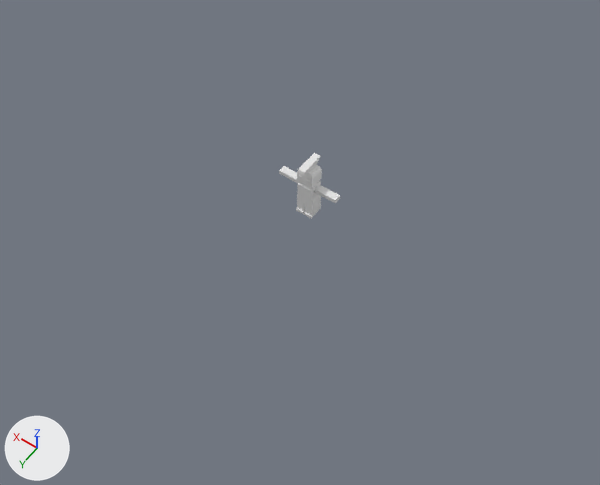
Before and after pictures for a commit that changed the Blender file models/player/player.blend.
Camera for both pictures: a 50 mm lens placed at (-35.1, 50.9, 67.2), pointed at (-1.8, 4.3, -6.0). Lighting does not change. The marker at lower left points along +X, +Y and +Z. Mesh edges are drawn as thin lines on the coarser meshes.
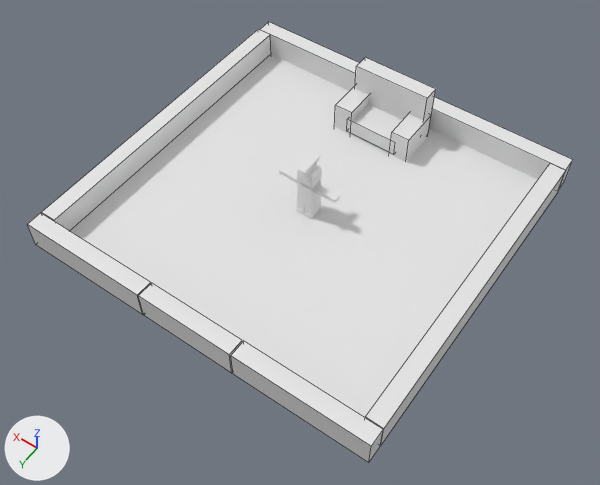
Changed parts and their boxes (x1, y1, x2, y2) in the pictures (600 x 485 px):
```json
{"object": "Floor", "change": "added", "after": [71, 54, 537, 418]}
{"object": "Right Wall", "change": "added", "after": [42, 29, 271, 231]}
{"object": "Left Wall", "change": "added", "after": [365, 163, 566, 446]}
{"object": "Back Wall", "change": "added", "after": [260, 22, 573, 189]}
{"object": "Throne", "change": "added", "after": [334, 57, 436, 162]}
{"object": "Front Left Wall", "change": "added", "after": [231, 341, 383, 463]}
{"object": "Front Right Wall", "change": "added", "after": [27, 213, 151, 315]}
{"object": "Door", "change": "added", "after": [138, 283, 242, 373]}
```

Edits to the scene script, one JSON object a line:
```json
{"op": "add", "block": "me_cube_012", "code": ["me_cube_012 = bpy.data.meshes.new('Cube.012')", "me_cube_012.from_pydata(...)  # a box spanning x -1.0..1.0, y -1.0..1.0, z -1.0..1.0; a box spanning x -4.8..0.42, y -0.7..0.7, z -0.91..-0.36; a box spanning x -4.83..0.39, y -1.05..-0.57, z -1.38..0.02; a box spanning x -4.83..0.39, y 0.58..1.07, z -1.38..0.02"]}
{"op": "add", "block": "me_cube_011", "code": ["me_cube_011 = bpy.data.meshes.new('Cube.011')", "me_cube_011.from_pydata(...)  # a box spanning x -1.0..1.0, y -1.0..1.0, z -1.0..1.0"]}
{"op": "add", "block": "me_plane", "code": ["me_plane = bpy.data.meshes.new('Plane')", "me_plane.from_pydata([(-1.0, -1.0, 0.0), (1.0, -1.0, 0.0), (-1.0, 1.0, 0.0), (1.0, 1.0, 0.0)], [], [(0, 1, 3, 2)])"]}
{"op": "add", "block": "ob_throne", "code": ["ob_throne = bpy.data.objects.new('Throne', me_cube_012)", "ob_throne.location = (0.0, -17.7, -2.1)", "ob_throne.rotation_euler = (0.0, 0.0, -1.571)  # degrees (0, 0, -90)", "ob_throne.scale = (1.0, 4.89, 3.64)"]}
{"op": "add", "block": "ob_door", "code": ["ob_door = bpy.data.objects.new('Door', me_cube_011)", "ob_door.location = (0.0, 20.7, -4.2)", "ob_door.rotation_euler = (0.0, 0.0, -1.571)  # degrees (0, 0, -90)", "ob_door.scale = (1.0, 5.86, 1.81)"]}
{"op": "add", "block": "ob_front_left_wall", "code": ["ob_front_left_wall = bpy.data.objects.new('Front Left Wall', me_cube_011.copy())", "ob_front_left_wall.location = (-14.0, 20.7, -4.2)", "ob_front_left_wall.rotation_euler = (0.0, 0.0, -1.571)  # degrees (0, 0, -90)", "ob_front_left_wall.scale = (1.0, 7.98, 1.81)"]}
{"op": "add", "block": "ob_front_right_wall", "code": ["ob_front_right_wall = bpy.data.objects.new('Front Right Wall', me_cube_011.copy())", "ob_front_right_wall.location = (14.0, 20.7, -4.2)", "ob_front_right_wall.rotation_euler = (0.0, 0.0, -1.571)  # degrees (0, 0, -90)", "ob_front_right_wall.scale = (1.0, 7.98, 1.81)"]}
{"op": "add", "block": "ob_back_wall", "code": ["ob_back_wall = bpy.data.objects.new('Back Wall', me_cube_011.copy())", "ob_back_wall.location = (-0.1, -20.5, -4.2)", "ob_back_wall.rotation_euler = (0.0, 0.0, -1.571)  # degrees (0, 0, -90)", "ob_back_wall.scale = (1.0, 21.8, 1.81)"]}
{"op": "add", "block": "ob_left_wall", "code": ["ob_left_wall = bpy.data.objects.new('Left Wall', me_cube_011.copy())", "ob_left_wall.location = (-21.0, 0.1, -4.2)", "ob_left_wall.scale = (1.0, 19.5, 1.81)"]}
{"op": "add", "block": "ob_right_wall", "code": ["ob_right_wall = bpy.data.objects.new('Right Wall', me_cube_011.copy())", "ob_right_wall.location = (20.9, 0.1, -4.2)", "ob_right_wall.scale = (1.0, 19.5, 1.81)"]}
{"op": "add", "block": "ob_floor", "code": ["ob_floor = bpy.data.objects.new('Floor', me_plane)", "ob_floor.location = (0.0, 0.0, -5.7)", "ob_floor.scale = (20.0, 20.0, 20.0)"]}
```
